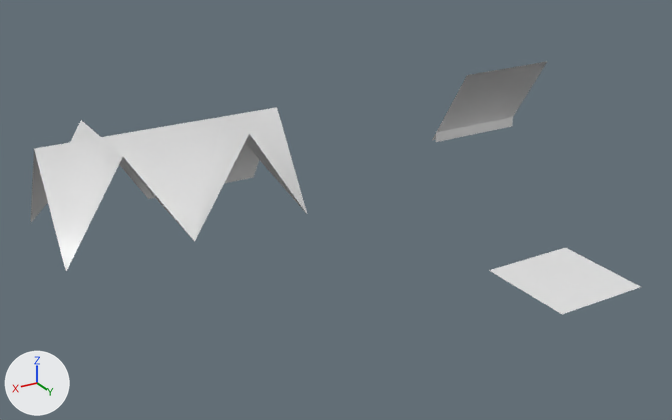
An edit to the Blender file Haafingar.blend, drawn before and after from the same camera.
Before and after are seen from a camera (50 mm lens) standing at (15.16, 14.49, 12.97) and looking at (5.29, -1.97, 4.74). The lights are fixed; the arrows at lower left show +X, +Y and +Z. The same objects are shown in both versions, whatever each file hides.

Objects in the first picture: 'indev'.
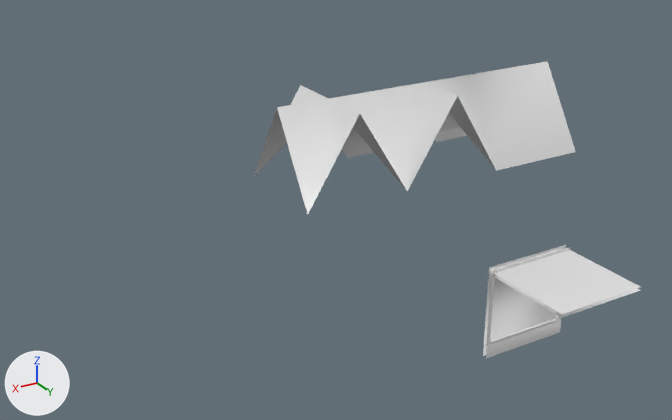
Changed parts and their boxes (x1, y1, x2, y2) in the pictures (672 x 420 px; the box of a moved part takes in the faces that stretch with it):
'indev', reshaped (47% narrower, 15% shorter)
    before: (30, 62, 640, 314)
    after: (254, 61, 576, 276)
'Ceiling 01a', added
    after: (489, 248, 640, 318)
'Wall 01a.001', added
    after: (483, 245, 570, 358)
part 1 of me_plane, moved or reshaped
    before: (31, 107, 640, 314)
    after: (254, 61, 576, 276)

The change in detail:
me_plane is used by ob_indev; location (0.0, 0.0, 0.0).
me_plane had 27 vertices, 18 faces, 1 loose edge and spanned x -1.28..11.52, y -3.84..1.28, z 2.48..7.15.
me_plane now has 27 vertices, 20 faces and spans x -1.28..6.4, y -3.84..-1.1, z 2.39..7.15.
Part 1, on me_plane:
14 vertices are removed from x -1.28..11.52, y -3.84..1.28, z 2.48..7.15.
16 faces are deleted.
1 loose edge is deleted.
1 vertex moves from x 7.68, y -1.28, z 7.15 to x 5.12, y -1.28, z 7.15.
9 vertices are added at x -1.28..5.12, y -3.84..-1.1, z 2.39..7.15.
5 new vertices lie (2.56, 0.0, 0.0) away from vertices in x -1.28..1.28, y -3.84..-1.1, z 2.39..5.12.
18 new faces join them.
Mesh me_plane_016 is new.
It has 28 vertices, 9 faces and spans x -1.28..1.28, y -1.28..1.28, z 2.39..2.48.
It uses material mat_material_002 (white #e7e7e7).
Object 'Ceiling 01a' (ob_ceiling_01a) is new; it shows me_plane_016.
Its location is (0.0, 0.0, 0.0).
Its visible shadow is False.
Object 'Wall 01a.001' (ob_wall_01a_001) is new; it shows a copy of the mesh of ob_wall_01a.
Its location is (0.0, -1.28, 1.28).
Its visible shadow is False.
